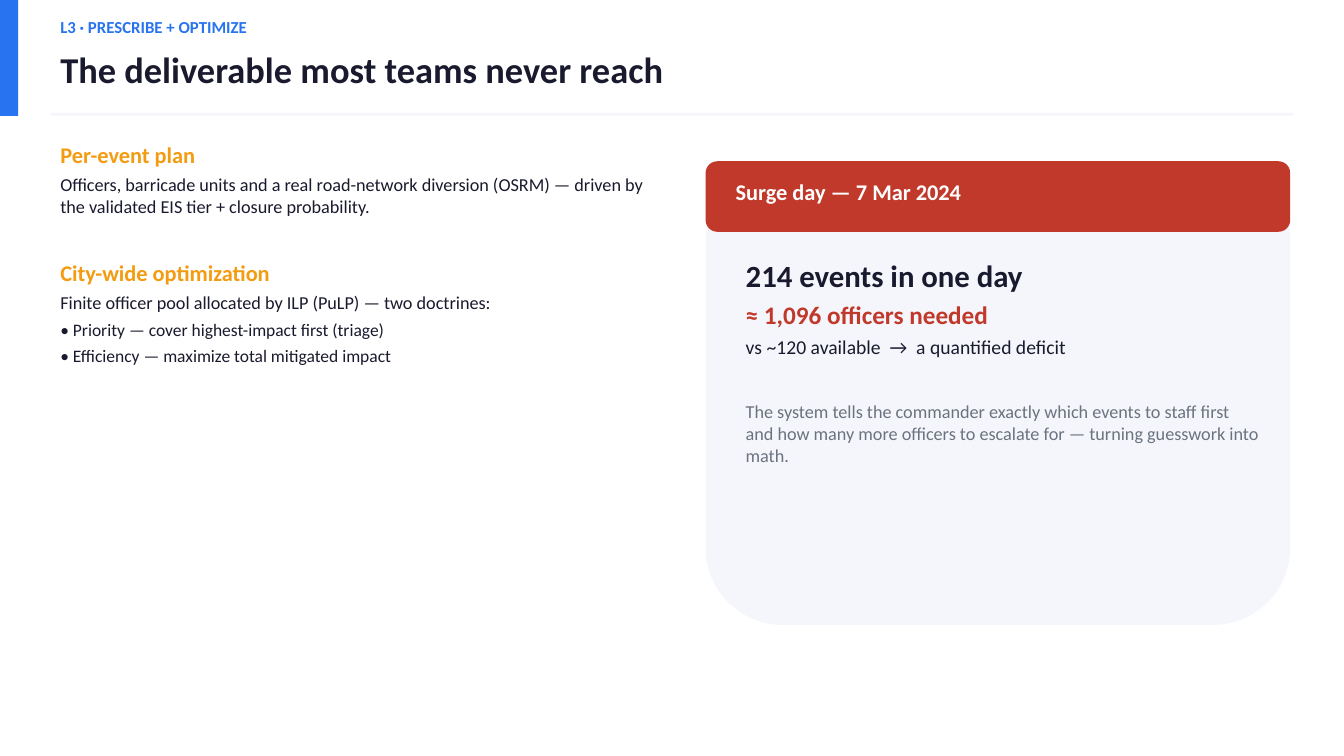
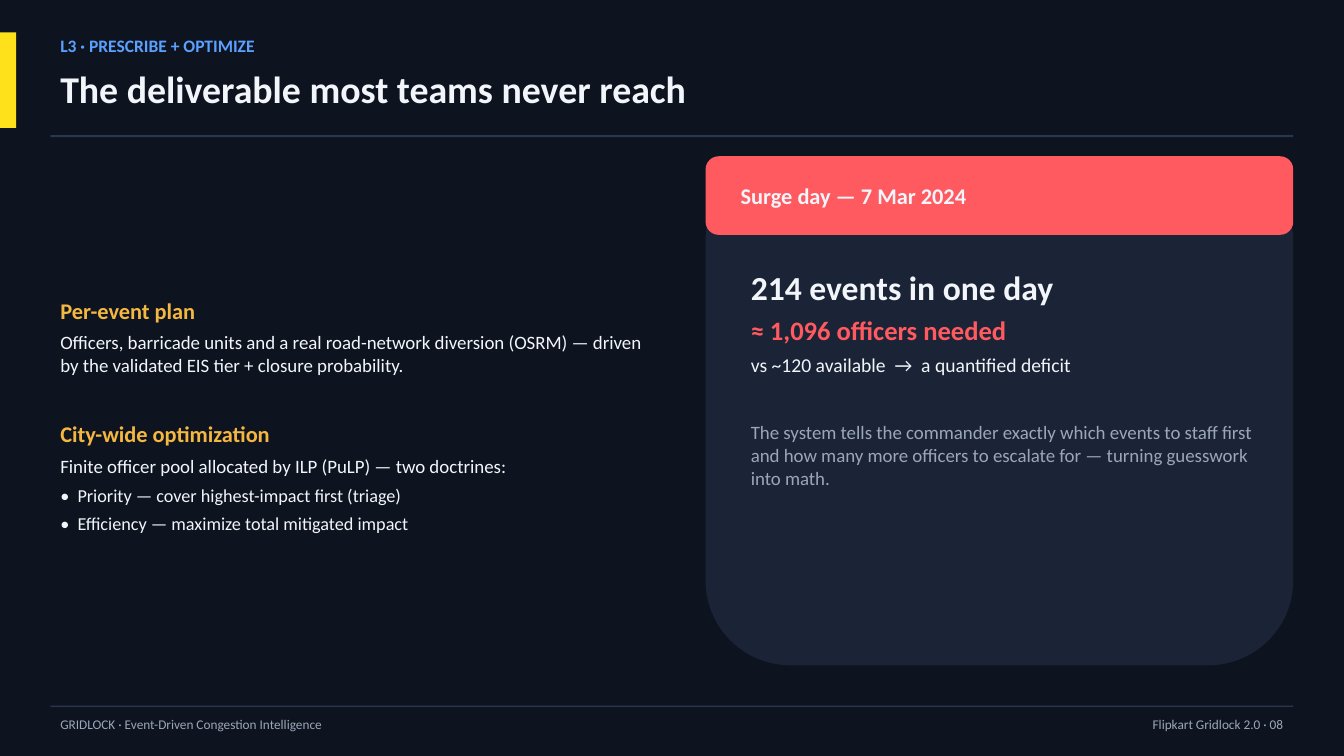
Before and after one commit to Hrithikkraj/traffic-event-simulator, a slide deck: slide 9 of Gridlock_Pitch_Deck.pptx. Drawn at 1344x756 pixels with LibreOffice and Linux fonts; fonts in the diff are those of the drawing. Boxes give left, top, right and bottom in pixels: in the first picture for what was removed or moved away, otherwise in the second. Text is boxed around its words. In the diff, an @@ line names an element or a change of style, - is before the commit and + after.

```diff
--- a/Gridlock_Pitch_Deck.pptx
+++ b/Gridlock_Pitch_Deck.pptx
@@ rectangle added at [0,0,1344,756], fill #0E1320 @@
@@ rectangle: place and size @@
-rectangle at [0,0,18,116]
+rectangle at [0,32,16,128]
@@ rectangle at [0,32,16,128]: fill #2874F0 to #FFE11B @@
@@ text "L3 · PRESCRIBE + OPTIMIZE": place and size @@
-text "L3 · PRESCRIBE + OPTIMIZE" at [60,22,247,33]
+text "L3 · PRESCRIBE + OPTIMIZE" at [60,40,254,52]
@@ text "L3 · PRESCRIBE + OPTIMIZE" at [60,40,254,52]: size 12 to 12.5 pt, text colour #2874F0 to #5AA0FF; more space between paragraphs @@
@@ text "The deliverable most teams never ...": place and size @@
-text "The deliverable most teams never ..." at [60,57,663,84]
+text "The deliverable most teams never ..." at [60,76,686,104]
@@ text "The deliverable most teams never ..." at [60,76,686,104]: size 26 to 27 pt, text colour #1A1A2E to #F2F5FA; more space between paragraphs @@
@@ rectangle: place and size @@
-rectangle at [50,113,1294,116]
+rectangle at [50,135,1294,137]
@@ rectangle at [50,135,1294,137]: fill #F4F6FB to #2A3550 @@
@@ text "Per-event plan": place and size @@
-text "Per-event plan" at [60,147,643,365]
+text "Per-event plan" at [60,303,641,533]
@@ text "Per-event plan" at [60,303,641,533]: text colour #F39C12 to #F4B740 in "Per-event plan", "City-wide optimization"; size 13 to 13.5 pt in "Officers, barricade units and a real road-network ...", "Finite officer pool allocated by ILP (PuLP) ..."; text colour #1A1A2E to #F2F5FA in "Officers, barricade units and a real road-network ...", "Finite officer pool allocated by ILP (PuLP) ...", "• Priority — cover highest-impact first (triage)", "• Efficiency — maximize total mitigated impact"; size 12.5 to 13 pt in "• Priority — cover highest-impact first (triage)", "• Efficiency — maximize total mitigated impact"; more space between paragraphs; vertical alignment top to middle @@
@@ rounded rectangle: place and size @@
-rounded rectangle at [706,161,1291,232]
+rounded rectangle at [706,156,1294,235]
@@ rounded rectangle at [706,156,1294,235]: fill #C0392B to #FF5A5F @@
@@ rounded rectangle: place and size @@
-rounded rectangle at [706,161,1291,625]
+rounded rectangle at [706,156,1294,665]
@@ rounded rectangle at [706,156,1294,665]: fill #F4F6FB to #1B2436 @@
@@ text "Surge day — 7 Mar ..." at [741,188,966,208]: text colour #FFFFFF to #F2F5FA; more space between paragraphs; vertical alignment top to middle @@
@@ text "214 events in one day": place and size @@
-text "214 events in one day" at [746,265,1258,462]
+text "214 events in one day" at [751,276,1252,485]
@@ text "214 events in one day" at [751,276,1252,485]: size 22 to 24 pt in "214 events in one day"; text colour #1A1A2E to #F2F5FA in "214 events in one day", "vs ~120 available → a quantified deficit"; size 18 to 19 pt, text colour #C0392B to #FF5A5F in "≈ 1,096 officers needed"; size 13 to 13.5 pt, text colour #6B7280 to #9AA7B8 in "The system tells the commander exactly which ..."; more space between paragraphs @@
@@ rectangle added at [50,706,1294,707], fill #2A3550 @@
@@ text added at [60,720,322,731], 9.5 pt, text #9AA7B8 @@
+GRIDLOCK · Event-Driven Congestion Intelligence
@@ text added at [1153,720,1283,731], 9.5 pt, text #9AA7B8 @@
+Flipkart Gridlock 2.0 · 08
```
Also in this commit, not shown: 13 other slides changed, 3 other files.
